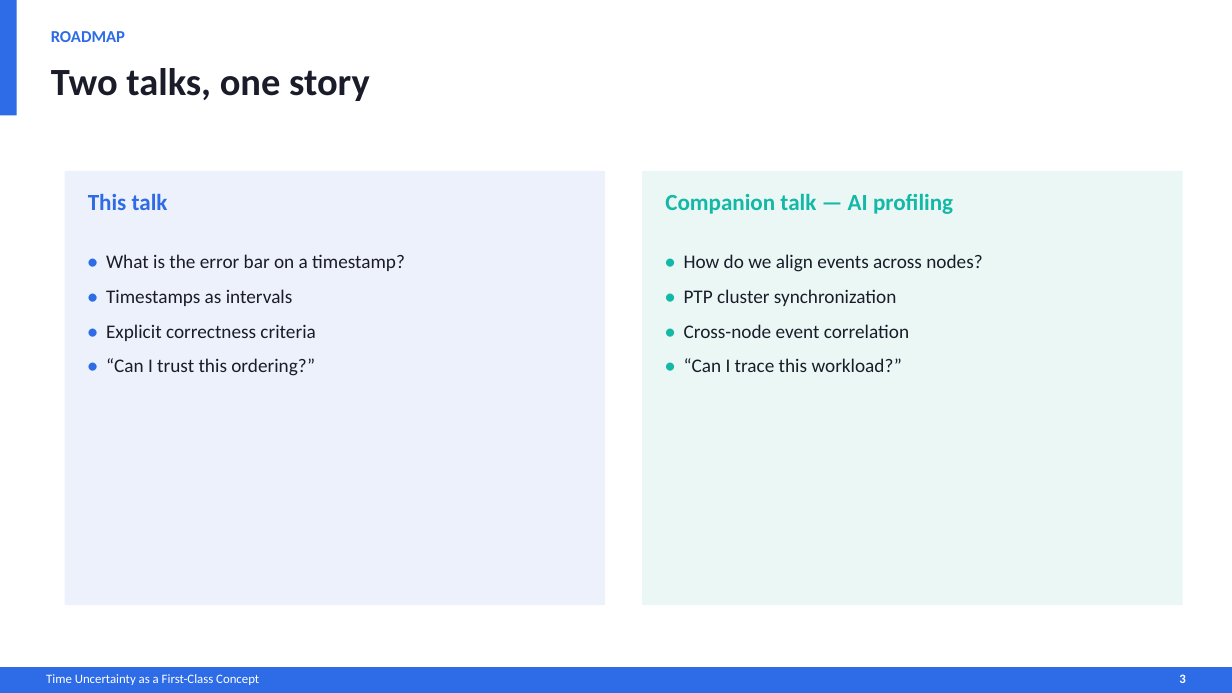
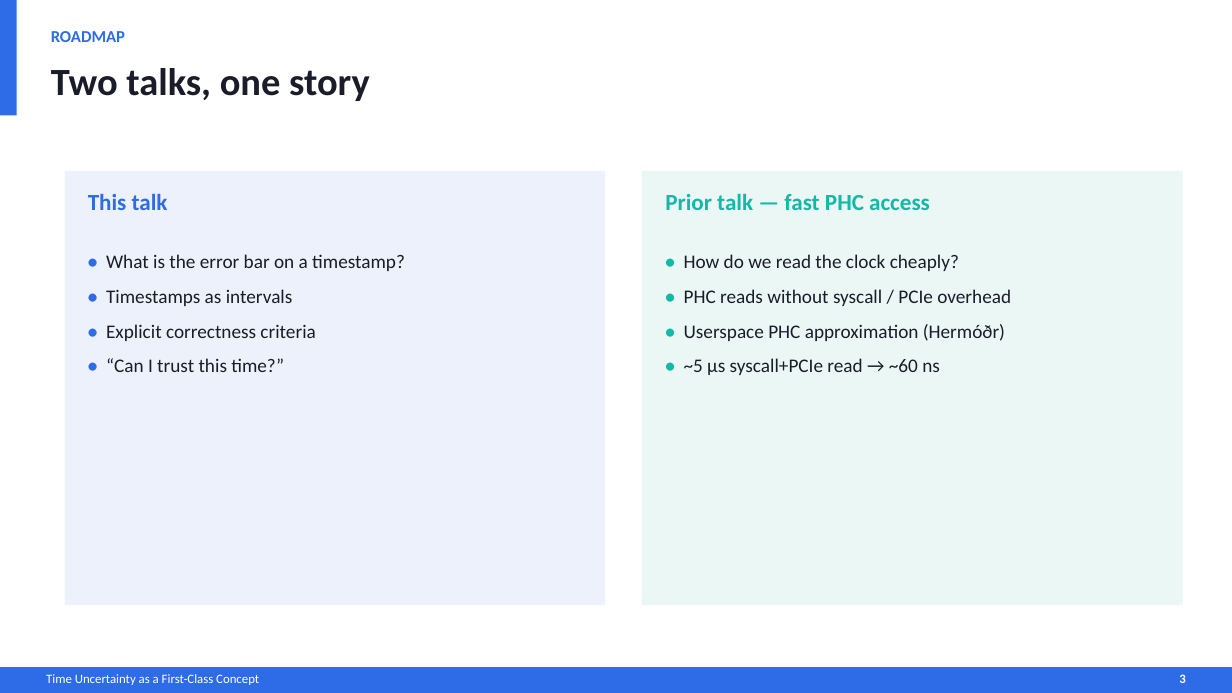
Before and after one commit to MaciekMachni/netdev-0x1a-talk, a slide deck: slide 3 of time-uncertainty-error-bar.pptx. Drawn at 1232x693 pixels with LibreOffice and Linux fonts; fonts in the diff are those of the drawing. Boxes give left, top, right and bottom in pixels: in the first picture for what was removed or moved away, otherwise in the second. Text is boxed around its words. In the diff, an @@ line names an element or a change of style, - is before the commit and + after.

```diff
--- a/time-uncertainty-error-bar.pptx
+++ b/time-uncertainty-error-bar.pptx
@@ text at [665, 193, 930, 210]: text changed @@
-Companion talk — AI profiling
+Prior talk — fast PHC access
@@ text at [684, 254, 1011, 375]: text changed @@
-• How do we align events across nodes?
-• PTP cluster synchronization
-• Cross-node event correlation
-• “Can I trace this workload?”
+• How do we read the clock cheaply?
+• PHC reads without syscall / PCIe overhead
+• Userspace PHC approximation (Hermóðr)
+• ~5 µs syscall+PCIe read → ~60 ns
@@ text at [106, 358, 284, 372]: text changed @@
-• “Can I trust this ordering?”
+• “Can I trust this time?”
```
Also in this commit, not shown: 21 other slides changed, 8 slides added, 2 slides removed, 7 other files.
